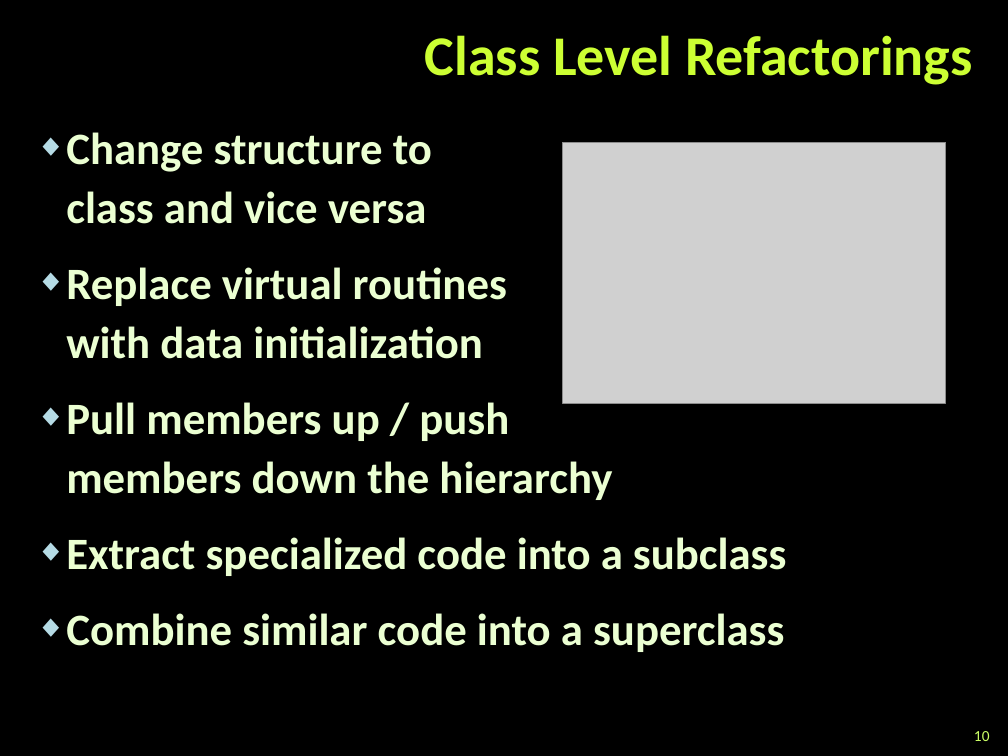
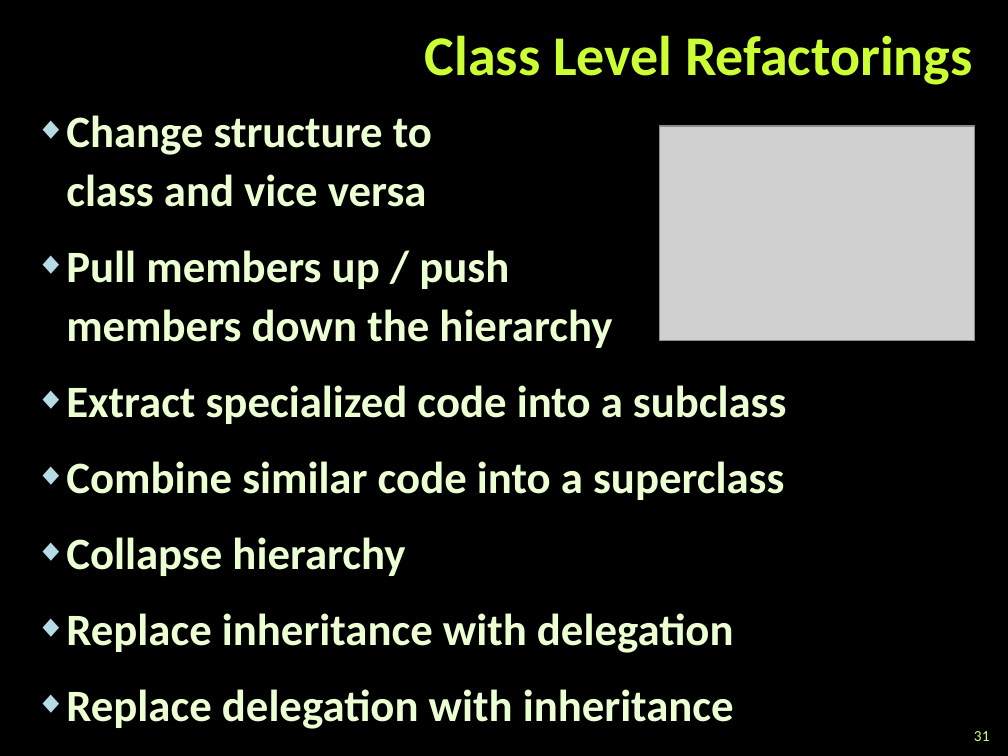
Before and after one commit to martin-nikolov/Telerik-Academy, a slide deck: slide 31 of Programming with C#/4. C# High-Quality Code/12. Refactoring/Refactoring.pptx (slide 10 before the commit). Drawn at 1008x756 pixels with LibreOffice and Linux fonts; fonts in the diff are those of the drawing; grey boxes stand for pictures; background and template pictures are left out. Boxes give left, top, right and bottom in pixels: in the first picture for what was removed or moved away, otherwise in the second. Text is boxed around its words. In the diff, an @@ line names an element or a change of style, - is before the commit and + after.

```diff
--- a/Programming with C#/4. C# High-Quality Code/12. Refactoring/Refactoring.pptx
+++ b/Programming with C#/4. C# High-Quality Code/12. Refactoring/Refactoring.pptx
@@ text "Change structure to class and ...": place and size @@
-text "Change structure to class and ..." at [66,132,786,652]
+text "Change structure to class and ..." at [66,115,786,729]
@@ picture: place and size @@
-picture at [562,142,946,403]
+picture at [659,126,975,341]
@@ text at [66,267,507,359]: paragraph removed @@
-◆ Replace virtual routines
-  with data initialization
@@ text at [66,537,734,729]: paragraphs added @@
+◆ Collapse hierarchy
+◆ Replace inheritance with delegation
+◆ Replace delegation with inheritance
@@ page number at [974,731,990,741]: text changed @@
-10
+31
```
Also in this commit, not shown: 10 other slides changed, 23 slides added, 3 slides removed, 9 other files.
